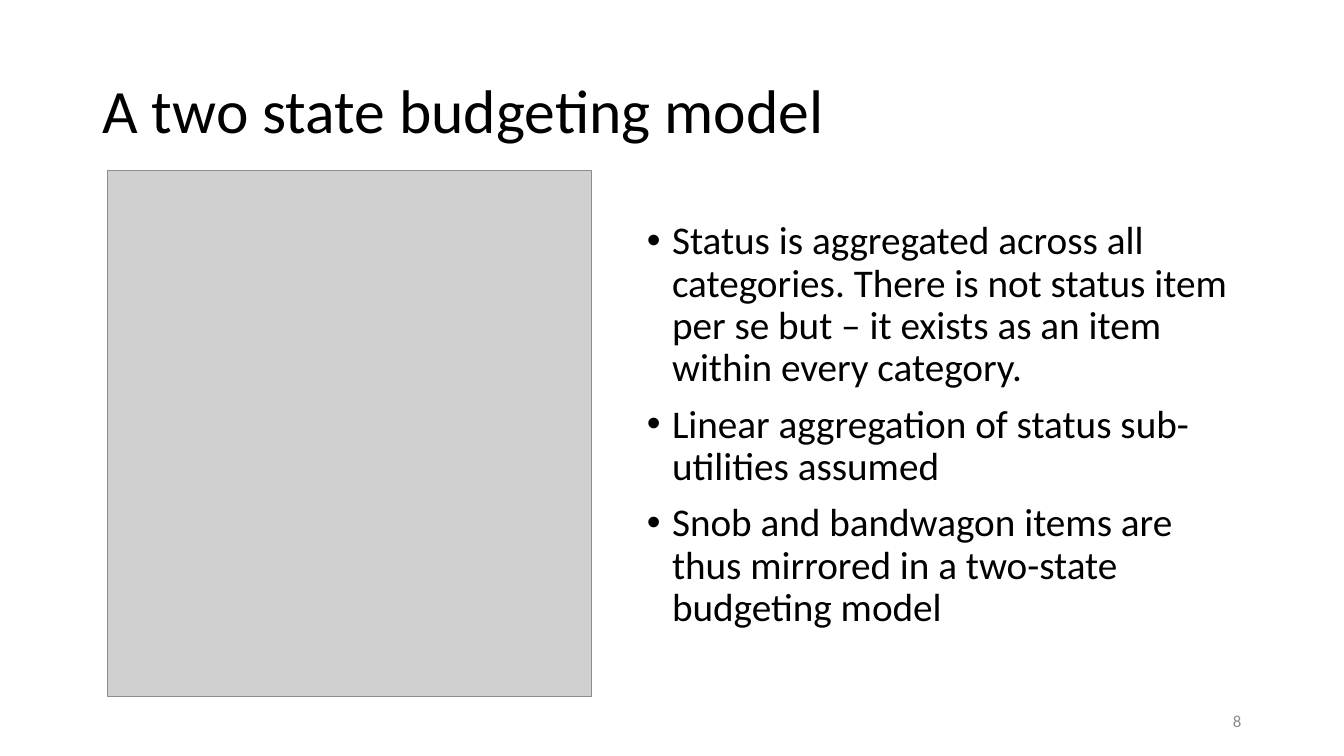
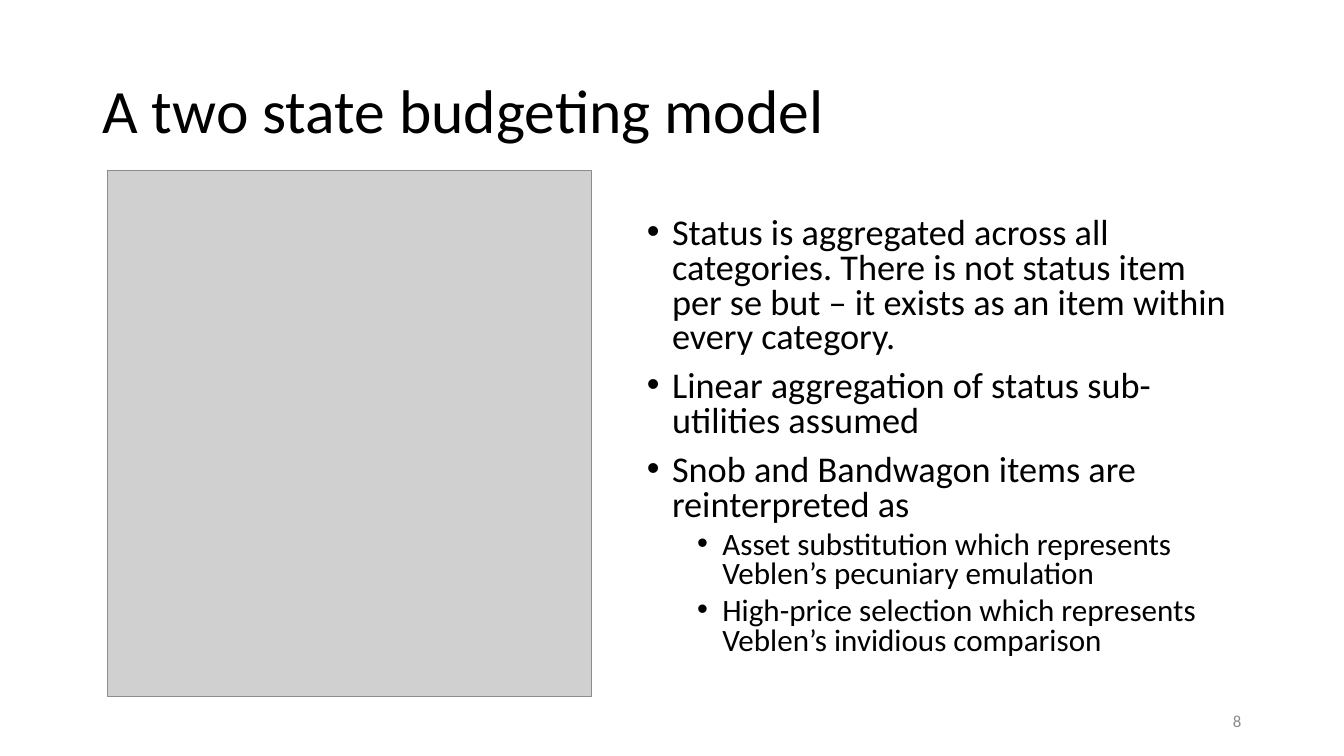
Before and after one commit to anuragr81/research, a slide deck: slide 8 of consumption/presentation2018_1.1.pptx. Drawn at 1344x756 pixels with LibreOffice and Linux fonts; fonts in the diff are those of the drawing; grey boxes stand for pictures. Boxes give left, top, right and bottom in pixels: in the first picture for what was removed or moved away, otherwise in the second. Text is boxed around its words. In the diff, an @@ line names an element or a change of style, - is before the commit and + after.

```diff
--- a/consumption/presentation2018_1.1.pptx
+++ b/consumption/presentation2018_1.1.pptx
@@ text at (672, 219, 1226, 434): size 28 to 25.9 pt in "Status is aggregated across all categories. There ...", "Linear aggregation of status sub-utilities assumed"; line spacing 0.9 to 0.8 @@
@@ text at (672, 456, 1195, 656): text changed; size 28 to 22.2 pt @@
-• Snob and bandwagon items are thus mirrored in a two-state budgeting model
+• Snob and Bandwagon items are reinterpreted as
+  • Asset substitution which represents Veblen’s pecuniary emulation
+  • High-price selection which represents Veblen’s invidious comparison
```
Also in this commit, not shown: 5 other slides changed, 1 other file.
